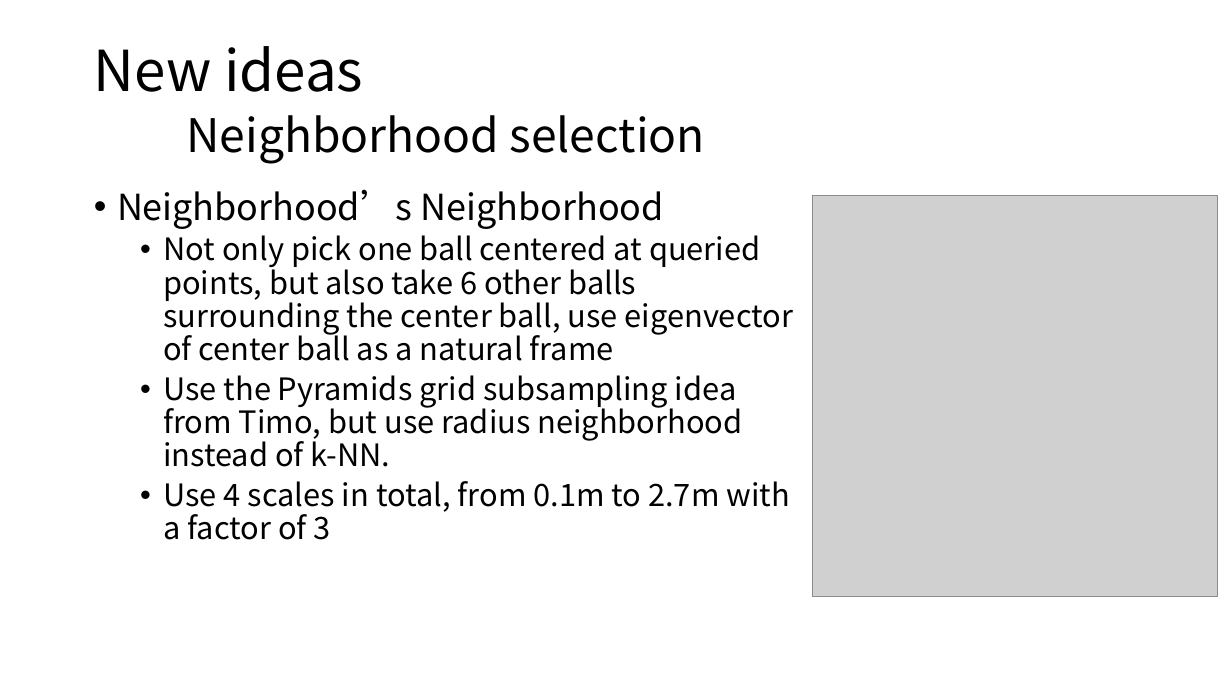
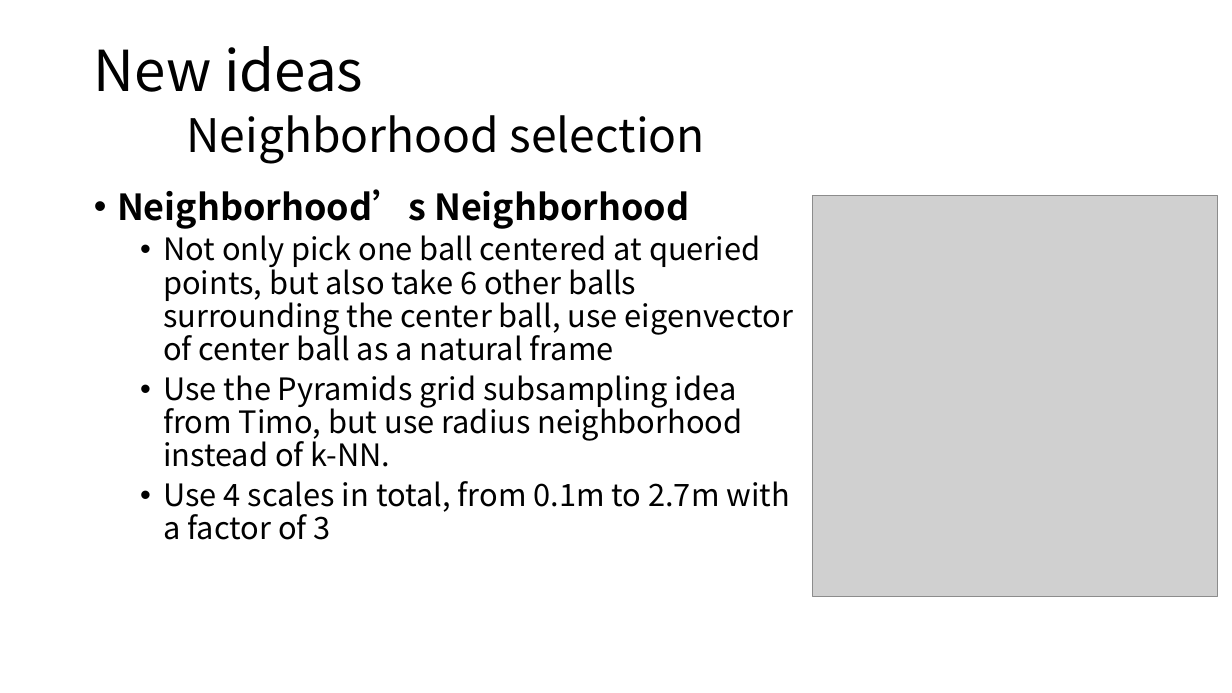
Before and after one commit to eglrp/nuage_de_points, a slide deck: slide 12 of projet/report.pptx. Drawn at 1232x693 pixels with LibreOffice and Linux fonts; fonts in the diff are those of the drawing; grey boxes stand for pictures. Boxes give left, top, right and bottom in pixels: in the first picture for what was removed or moved away, otherwise in the second. Text is boxed around its words. In the diff, an @@ line names an element or a change of style, - is before the commit and + after.

```diff
--- a/projet/report.pptx
+++ b/projet/report.pptx
@@ text at <box>117,189,689,229</box>: bold on in "Neighborhood’s Neighborhood" @@
```
Also in this commit, not shown: 1 other slide changed, 10 slides added, 2 slides removed.
